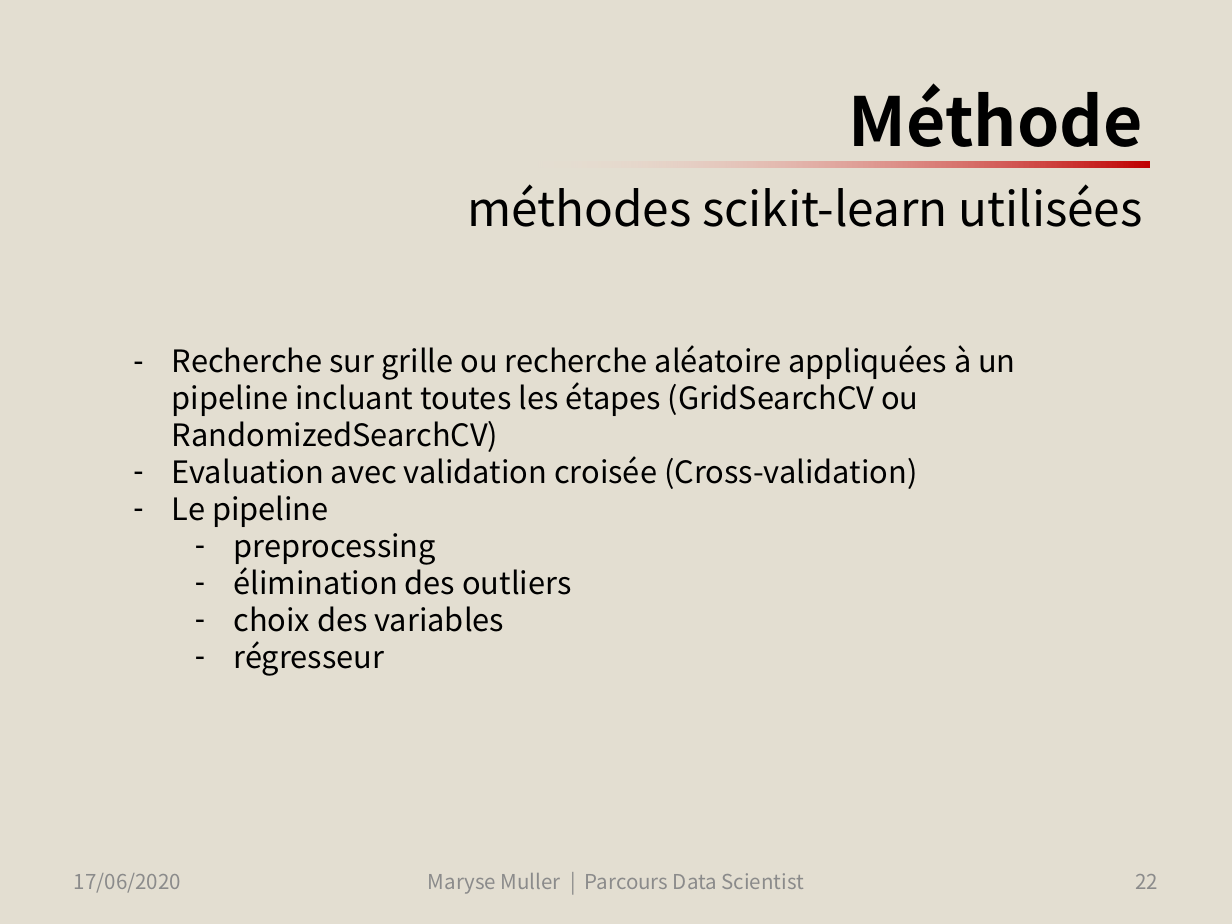
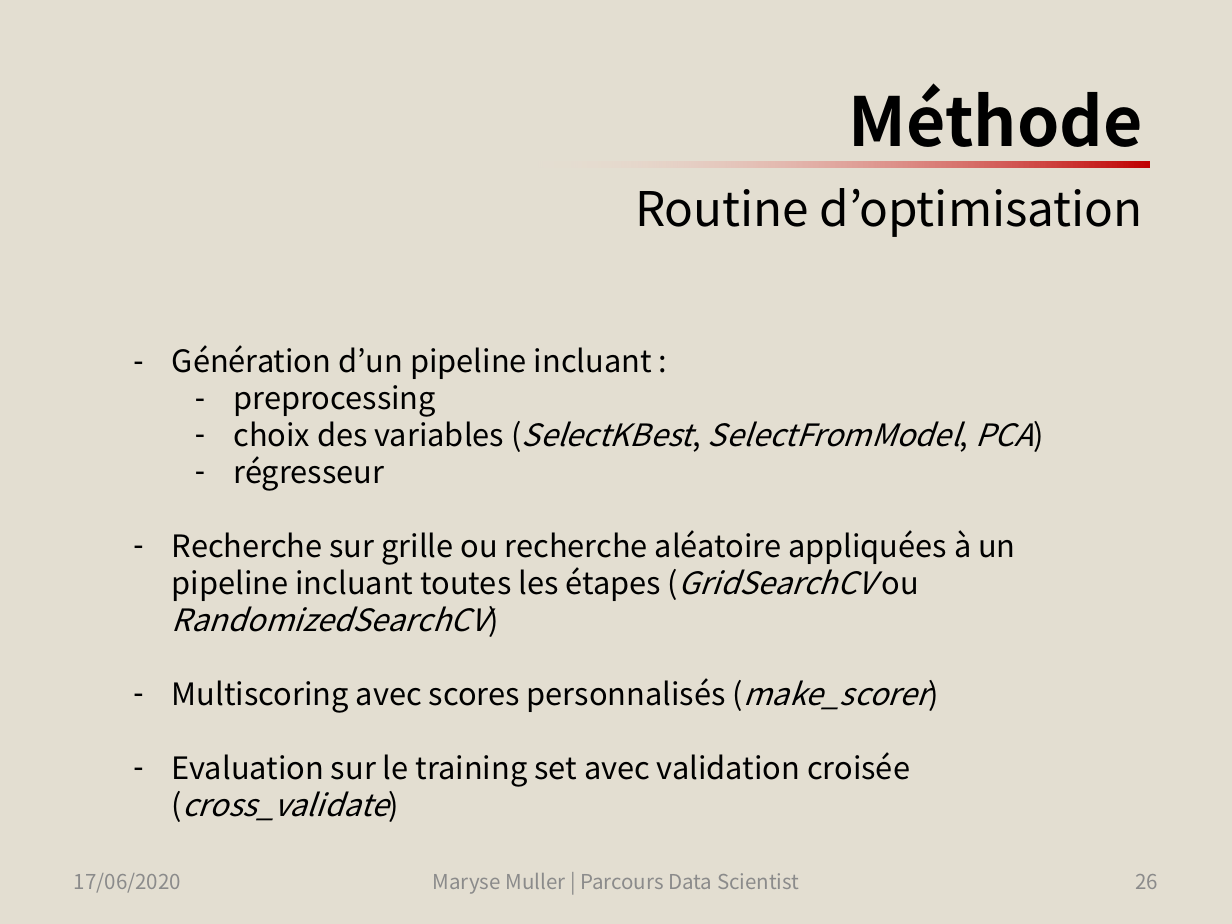
Before and after one commit to SmellyArmure/OC_DS_Project4, a slide deck: slide 26 of PRESENTATION/Projet4.pptx (slide 22 before the commit). Drawn at 1232x924 pixels with LibreOffice and Linux fonts; fonts in the diff are those of the drawing. Boxes give left, top, right and bottom in pixels: in the first picture for what was removed or moved away, otherwise in the second. Text is boxed around its words. In the diff, an @@ line names an element or a change of style, - is before the commit and + after.

Commit message:
P4_Modelling : avant ajouts importants | Présentation : agencement du plan

```diff
--- a/PRESENTATION/Projet4.pptx
+++ b/PRESENTATION/Projet4.pptx
@@ title at [635, 83, 1143, 237]: text changed @@
-Méthode
-méthodes scikit-learn utilisées
+Méthode
+Routine d’optimisation
@@ text at [172, 345, 1033, 491]: paragraphs added @@
+– Génération d’un pipeline incluant :
+  – preprocessing
+  – choix des variables (SelectKBest, SelectFromModel, PCA)
+  – régresseur
@@ text at [172, 530, 1015, 632]: italic on in "(GridSearchCV RandomizedSearchCV)" @@
@@ text at [172, 678, 928, 787]: text changed @@
-– Evaluation avec validation croisée (Cross-validation)
-– Le pipeline
-  – preprocessing
-  – élimination des outliers
-  – choix des variables
-  – régresseur
+– Multiscoring avec scores personnalisés (make_scorer)
+– Evaluation sur le training set avec validation croisée (cross_validate)
@@ text "Maryse Muller | Parcours Data ..." rewrapped from [428, 873, 804, 894] to [432, 873, 799, 894] @@
@@ page number at [1135, 874, 1158, 889]: text changed @@
-22
+26
```
Also in this commit, not shown: 20 other slides changed, 7 slides added, 1 slide removed, 3 other files.
